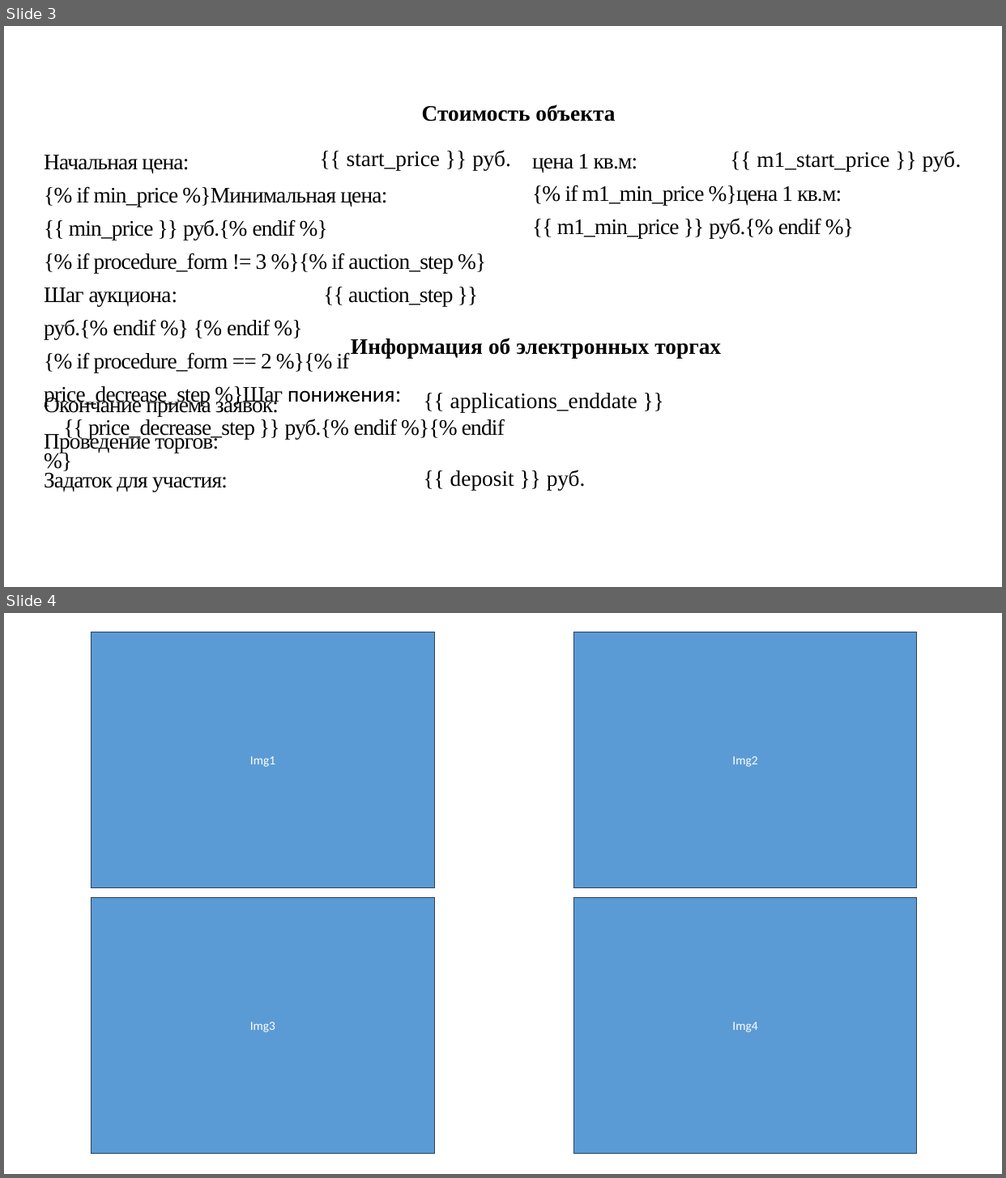
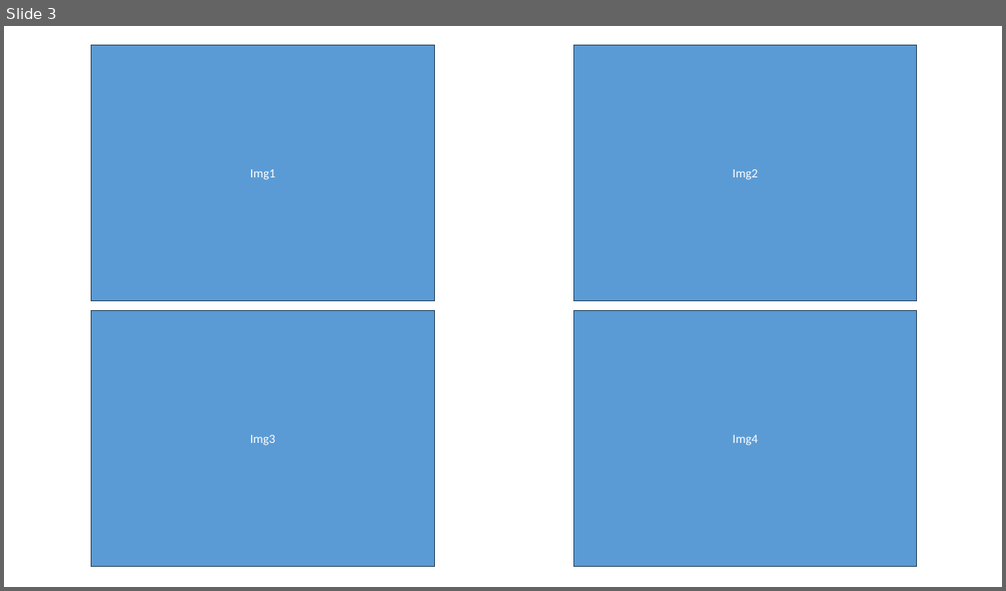
Before and after one commit to ipodprugin/togri-bot, a slide deck: templates/template3.pptx. Shown one above the other, each under a label of ours: slides 3 and 4 before the commit, slide 3 after it. The pictures are 1006x1178 and 1006x591 pixels, drawn with LibreOffice and Linux fonts; fonts in the diff are those of the drawing. Boxes give left, top, right and bottom in pixels: in the first picture for what was removed or moved away, otherwise in the second. Text is boxed around its words. In the diff, an @@ line names an element or a change of style, - is before the commit and + after.

Commit message:
corrected template

```diff
--- a/templates/template3.pptx
+++ b/templates/template3.pptx
@@ slide 3 removed at <box>4,26,1002,587</box>, background #FFFFFF @@
@@ text removed at <box>422,105,615,122</box> @@
-Стоимость объекта
@@ text removed at <box>44,155,189,174</box> @@
-Начальная цена:
@@ text removed at <box>347,150,510,170</box> @@
-{{ start_price }} руб.
@@ text removed at <box>532,154,638,173</box> @@
-цена 1 кв.м:
@@ text removed at <box>756,151,961,172</box> @@
-{{ m1_start_price }} руб.
@@ text removed at <box>44,186,505,439</box> @@
-{% if min_price %}Минимальная цена: {{ min_price }} руб.{% endif %}
-{% if procedure_form != 3 %}{% if auction_step %}Шаг аукциона: {{ auction_step }} руб.{% endif %} {% endif %}
-{% if procedure_form == 2 %}{% if price_decrease_step %}Шаг понижения: {{ price_decrease_step }} руб.{% endif %}{% endif %}
@@ text removed at <box>557,185,842,238</box> @@
-{% if m1_min_price %}цена 1 кв.м: {{ m1_min_price }} руб.{% endif %}
@@ text removed at <box>351,338,728,359</box> @@
-Информация об электронных торгах:
@@ text removed at <box>44,395,279,416</box> @@
-Окончание приема заявок:
@@ text removed at <box>450,393,637,412</box> @@
-{{ applications_enddate }}
@@ text removed at <box>44,432,219,453</box> @@
-Проведение торгов:
@@ text removed at <box>44,471,228,492</box> @@
-Задаток для участия:
@@ text removed at <box>450,470,585,490</box> @@
-{{ deposit }} руб.
@@ what was slide 4 is now slide 3 @@
```
